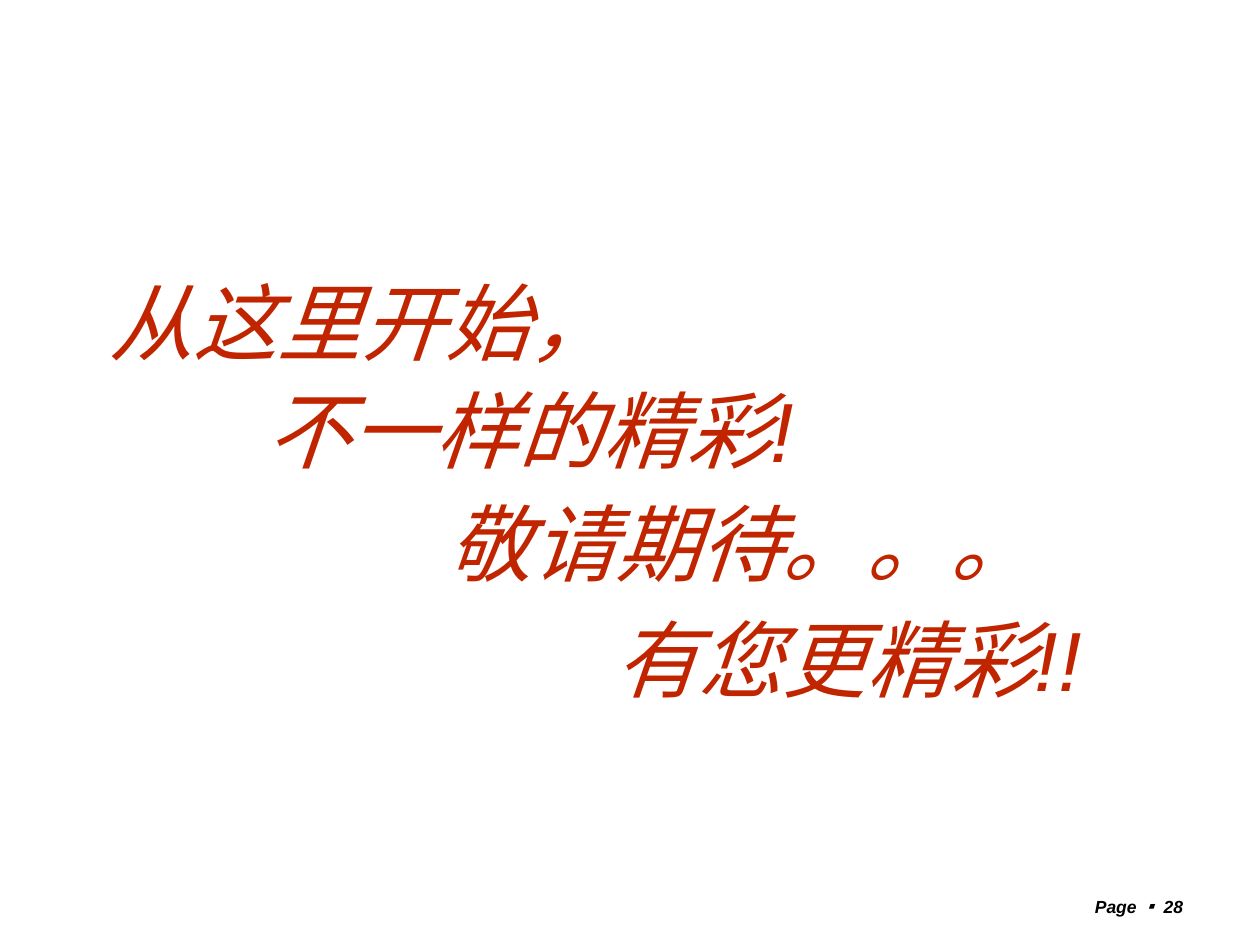
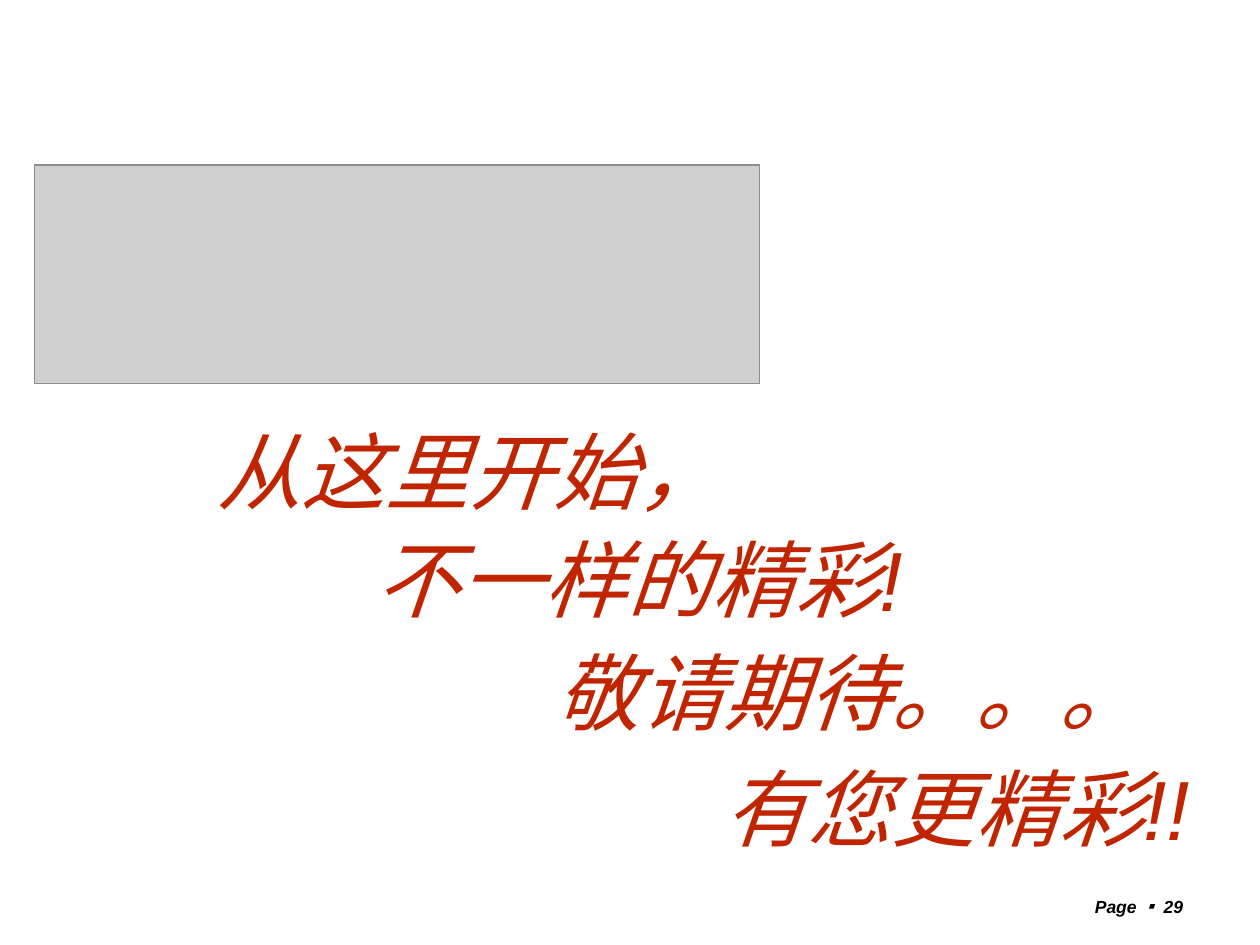
Before and after one commit to machicao2013/mooon, a slide deck: slide 29 of distributed_platform/docs/mooon.ppt (slide 28 before the commit). Drawn at 1260x945 pixels with LibreOffice and Linux fonts; fonts in the diff are those of the drawing; grey boxes stand for pictures; background and template pictures are left out. Boxes give left, top, right and bottom in pixels: in the first picture for what was removed or moved away, otherwise in the second. Text is boxed around its words. In the diff, an @@ line names an element or a change of style, - is before the commit and + after.

```diff
--- a/distributed_platform/docs/mooon.ppt
+++ b/distributed_platform/docs/mooon.ppt
@@ picture added at (x1=35, y1=165, x2=760, y2=383) @@
@@ 4 texts moved together from (x1=109, y1=283, x2=1035, y2=698) to (x1=218, y1=432, x2=1144, y2=847) @@
@@ page number at (x1=1095, y1=900, x2=1183, y2=917): text changed @@
-Page ▪ 28
+Page ▪ 29
```
Also in this commit, not shown: 21 other slides changed, 5 slides added, 4 slides removed, 4 other files.
